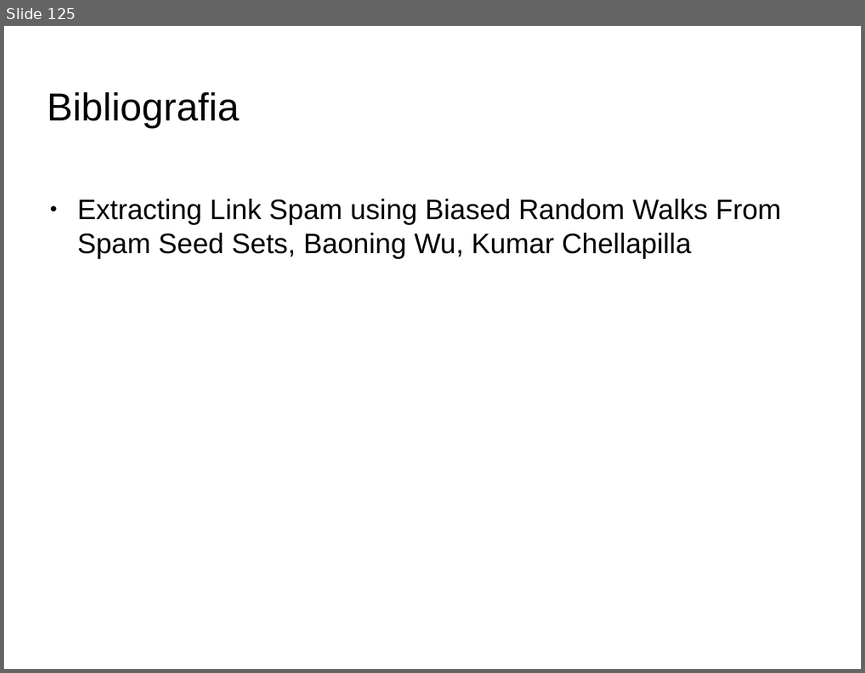
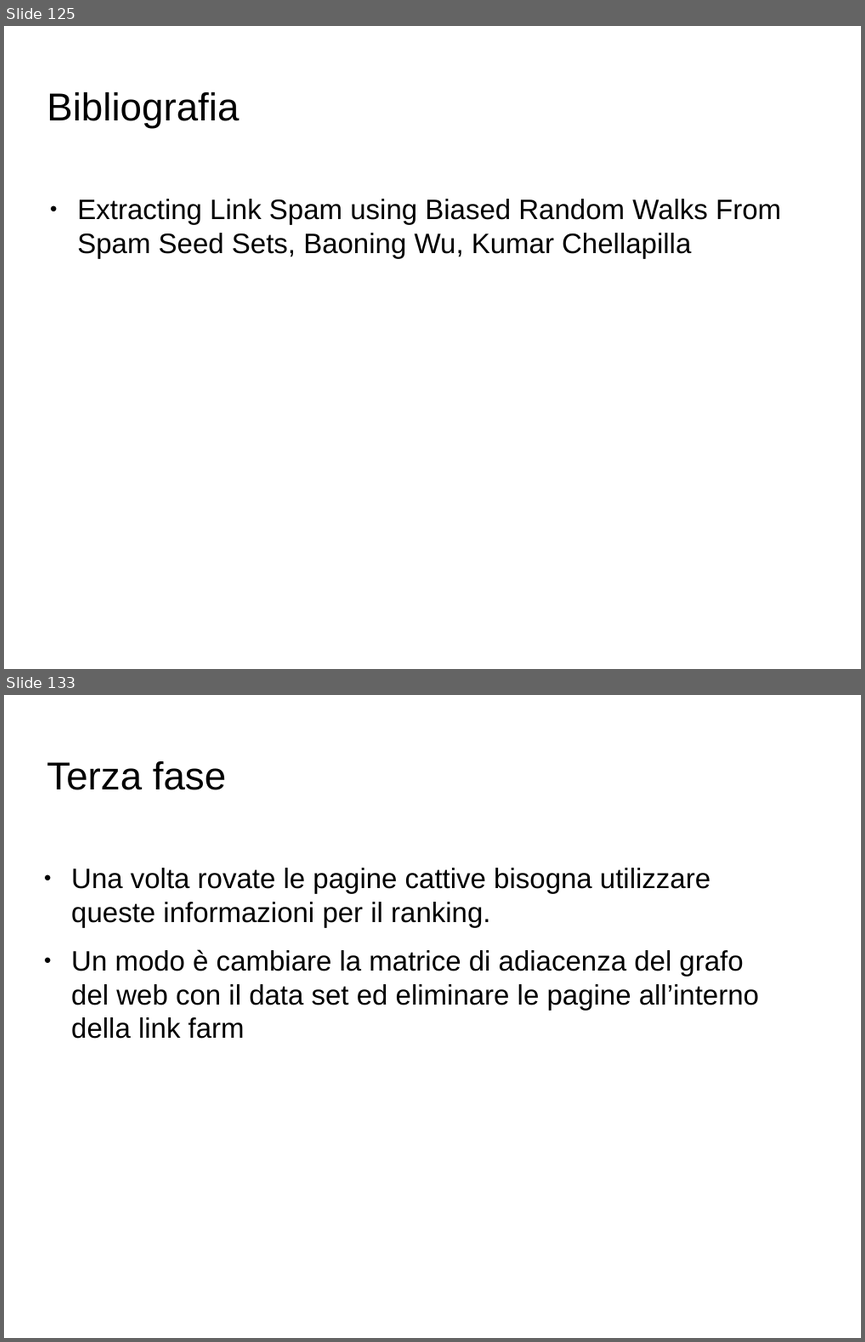
Before and after one commit to Toolanto/presentation, a slide deck: presentazione.odp. Shown one above the other, each under a label of ours: slide 125 before the commit, slides 125 and 133 after it; the slides between them are not shown. The pictures are 865x673 and 865x1342 pixels, drawn with LibreOffice and Linux fonts; fonts in the diff are those of the drawing; background and template pictures are left out. Boxes give left, top, right and bottom in pixels: in the first picture for what was removed or moved away, otherwise in the second. Text is boxed around its words. In the diff, an @@ line names an element or a change of style, - is before the commit and + after.

```diff
--- a/presentazione.odp
+++ b/presentazione.odp
@@ slide 133 added at <box>4,695,861,1338</box>, background picture (left out) @@
@@ title added at <box>46,761,226,790</box>, 36 pt, text #000000 @@
+Terza fase
@@ text added at <box>71,868,759,1038</box>, 26 pt, text #000000 @@
+● Una volta rovate le pagine cattive bisogna utilizzare queste informazioni per il ranking.
+● Un modo è cambiare la matrice di adiacenza del grafo del web con il data set ed eliminare le pagine all’interno della link farm
```
Also in this commit, not shown: 1 slide changed, 52 other slides added.
